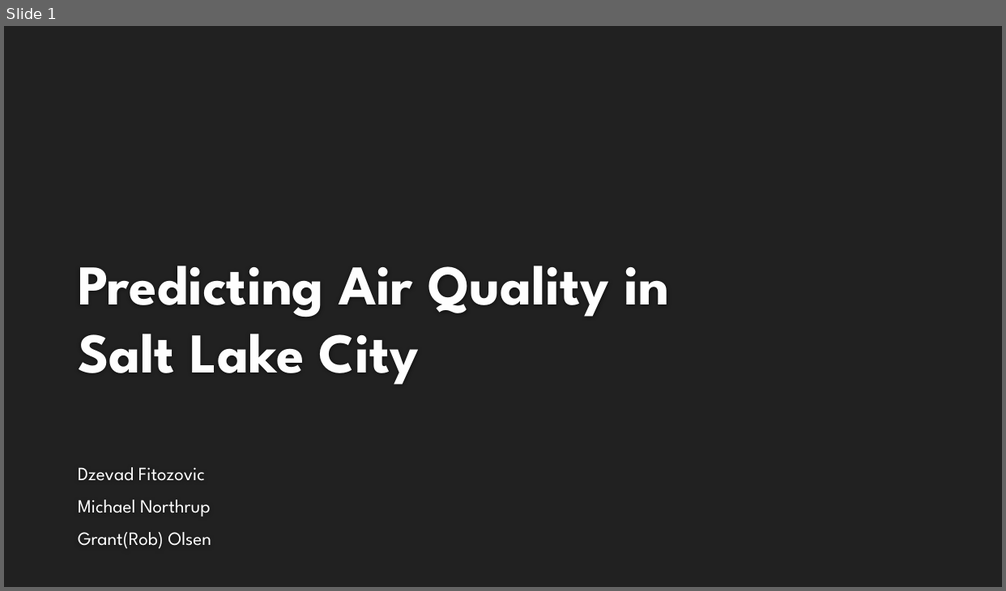
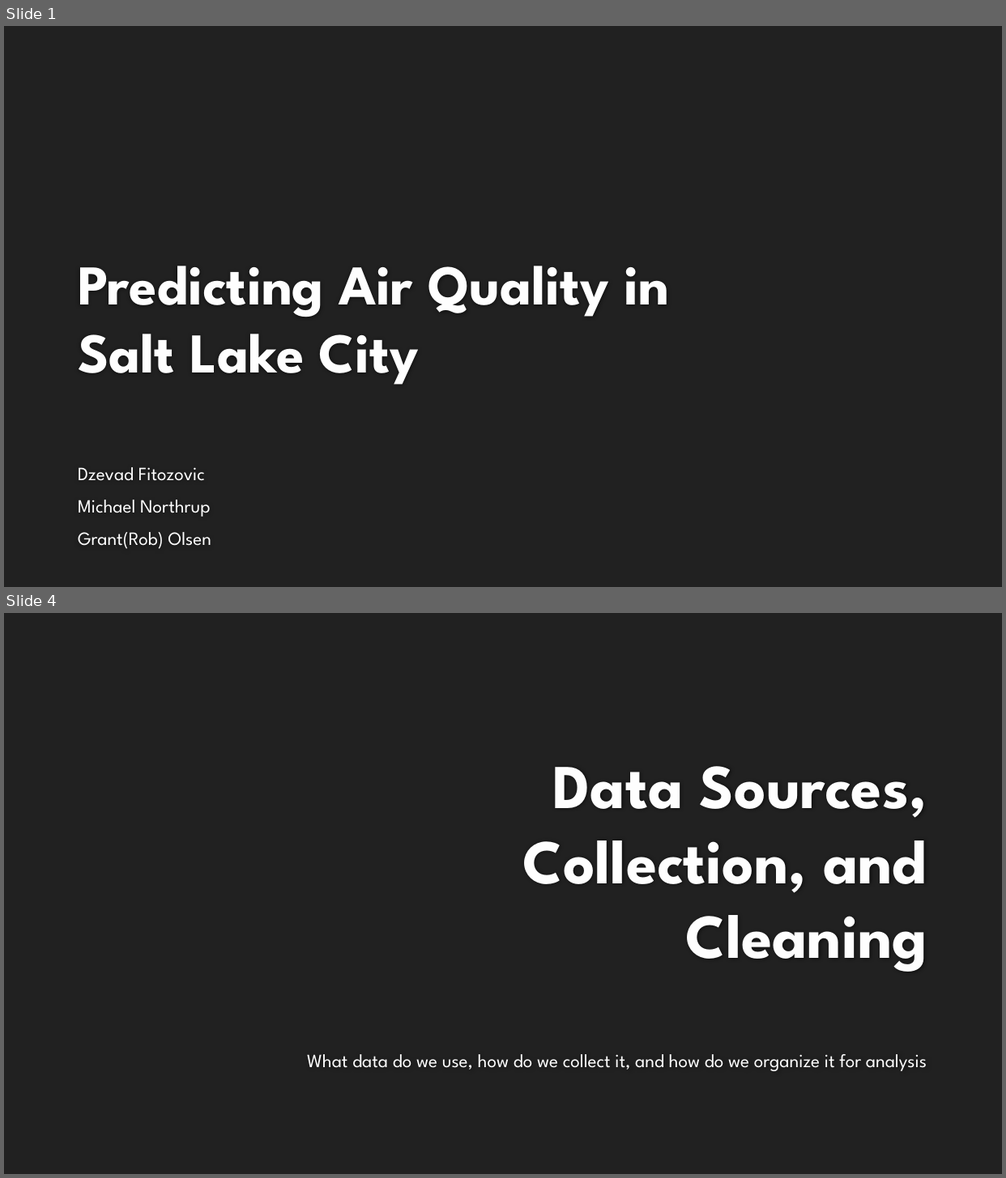
Before and after one commit to rolsenrob/SLC-AQI-Predictions-Project, a slide deck: Predicting Air Quality in Salt Lake City PowerPoint.pptx. Shown one above the other, each under a label of ours: slide 1 before the commit, slides 1 and 4 after it; the slides between them are not shown. The pictures are 1006x591 and 1006x1178 pixels, drawn with LibreOffice and Linux fonts; fonts in the diff are those of the drawing; background and template pictures are left out. Boxes give left, top, right and bottom in pixels: in the first picture for what was removed or moved away, otherwise in the second. Text is boxed around its words. In the diff, an @@ line names an element or a change of style, - is before the commit and + after.

```diff
--- a/Predicting Air Quality in Salt Lake City PowerPoint.pptx
+++ b/Predicting Air Quality in Salt Lake City PowerPoint.pptx
@@ slide 4 added at bbox=[4, 613, 1002, 1174], background #212121 @@
@@ title added at bbox=[523, 766, 927, 972], 60 pt, text #FEFEFE, bold @@
+Data Sources, Collection, and Cleaning
@@ text added at bbox=[307, 1054, 927, 1071], 18 pt, text #FFFFFF @@
+What data do we use, how do we collect it, and how do we organize it for analysis
```
Also in this commit, not shown: 5 slides changed, 4 other slides added, 1 slide removed.
